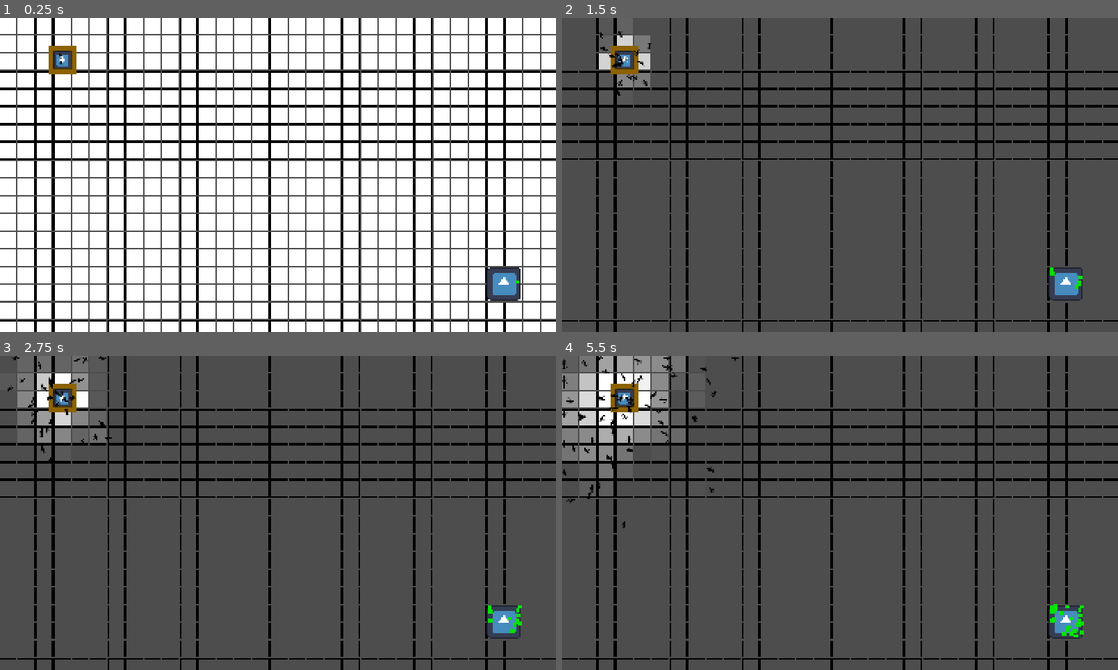
Above: before the commit, frames 1-4 (two rows, left to right).
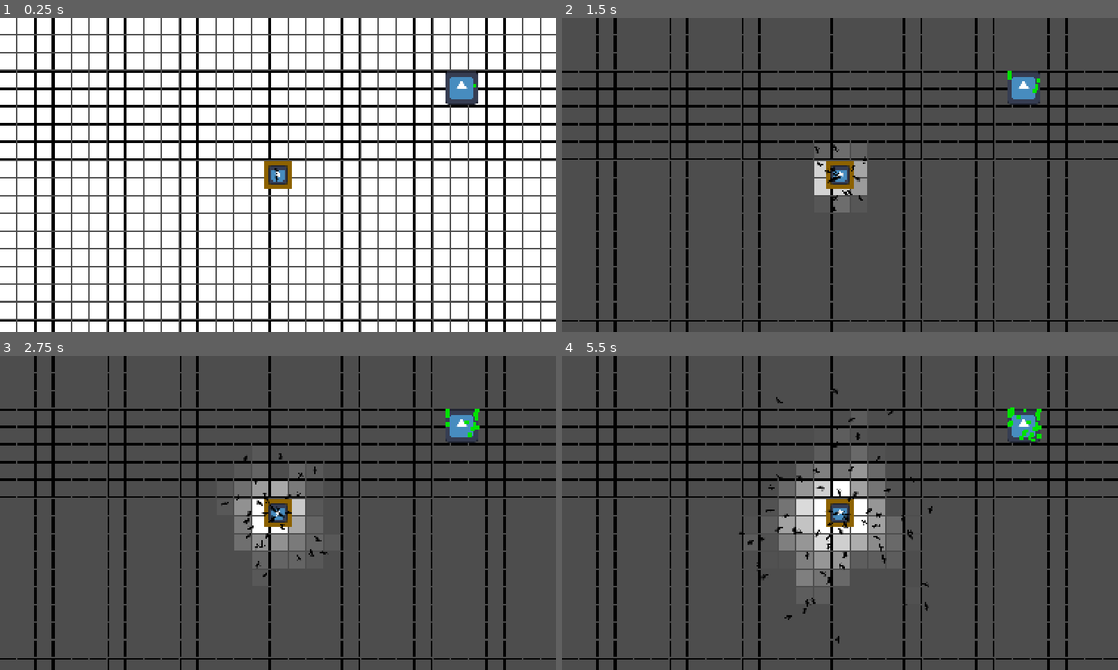
Above: after the commit, the same moments.

Repository: appleman-tryingmybest/Ant-Trail-Sim
Game: Godot game, scene res://scene.tscn
Same seed, same stepped clock (60 frames per second), same inputs: the game is played once before the commit and once after it. The engine's default icon, where the game draws it, is replaced by a stand-in: a white triangle on a blue panel in a dark square.
Inputs (mouse positions are in pixels of both pictures, inside the frame that each line leads up to; where the layout moved, square brackets give the same spot in the first picture):
- Up to frame 1 (0.25 s): no input
- Up to frame 2 (1.5 s): click (840, 175) [623, 58] at 0.5 s; click (840, 175) [623, 58] at 1.25 s
- Up to frame 3 (2.75 s): click (278, 513) [61, 396] at 2 s
- Up to frame 4 (5.5 s): move the mouse to (962, 497) at 2.77 s; move the mouse to (728, 528) at 3.52 s; move the mouse to (895, 443) at 4.27 s; move the mouse to (812, 575) at 5.02 s

The runs differ from the first frame. In frame 1, 2.1% of the frame differs, in the area x 8-94%, y 8-91%; in frame 2, 3.2%; in frame 3, 5.9%; in frame 4, 12%, in the area x 0-94%, y 0-92%.

Commit message:
remade scene and new ant looks

Diff:
--- a/scene.tscn
+++ b/scene.tscn
@@ -26,7 +26,6 @@
 script = ExtResource("1_m7jmp")
 
 [node name="home" parent="." unique_id=1209723676 instance=ExtResource("2_nxogm")]
-position = Vector2(-824, -440)
 total_ant = 200
 spread_around = true
 
@@ -66,7 +65,6 @@
 food_cooldown = 0.2
 food_limit = 65
 food_spawn_range = 65.0
-wander_mode = false
 
 [node name="GridContainer" parent="." unique_id=2127200318 instance=ExtResource("7_ni31j")]
 offset_left = -1064.0
